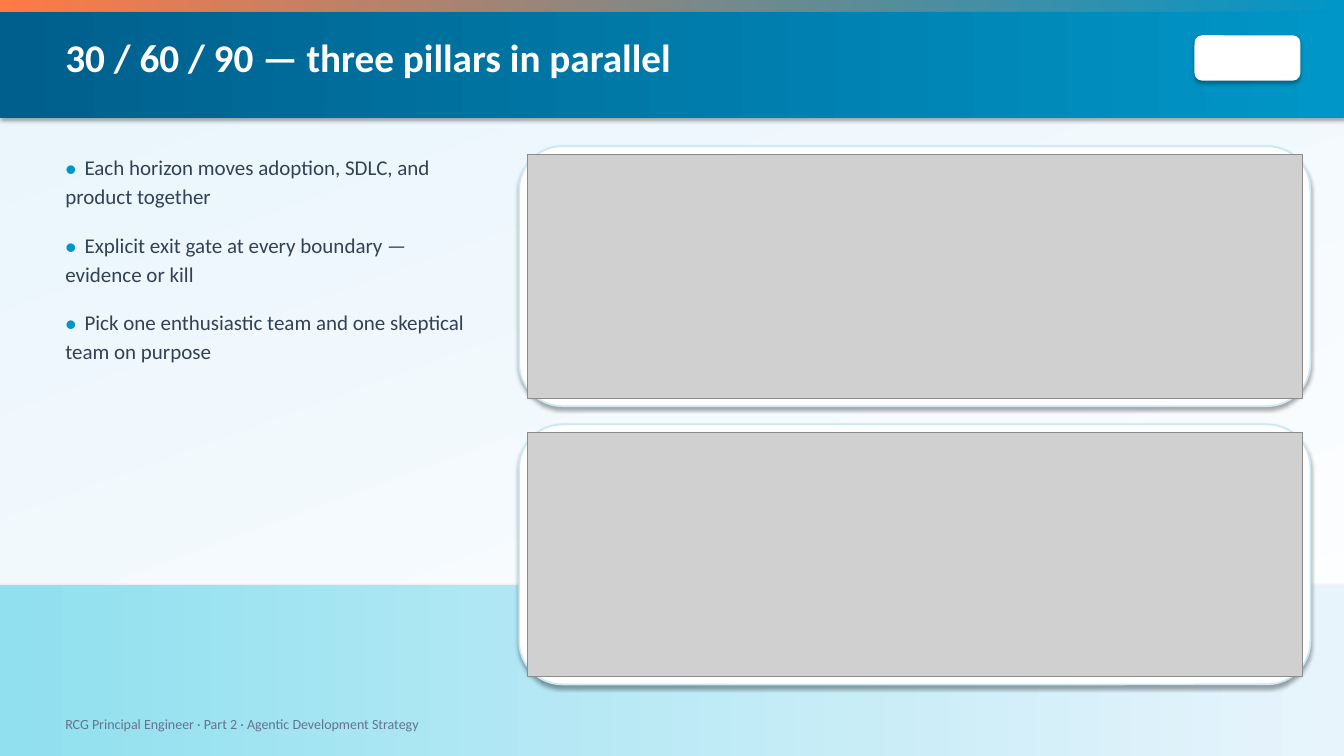
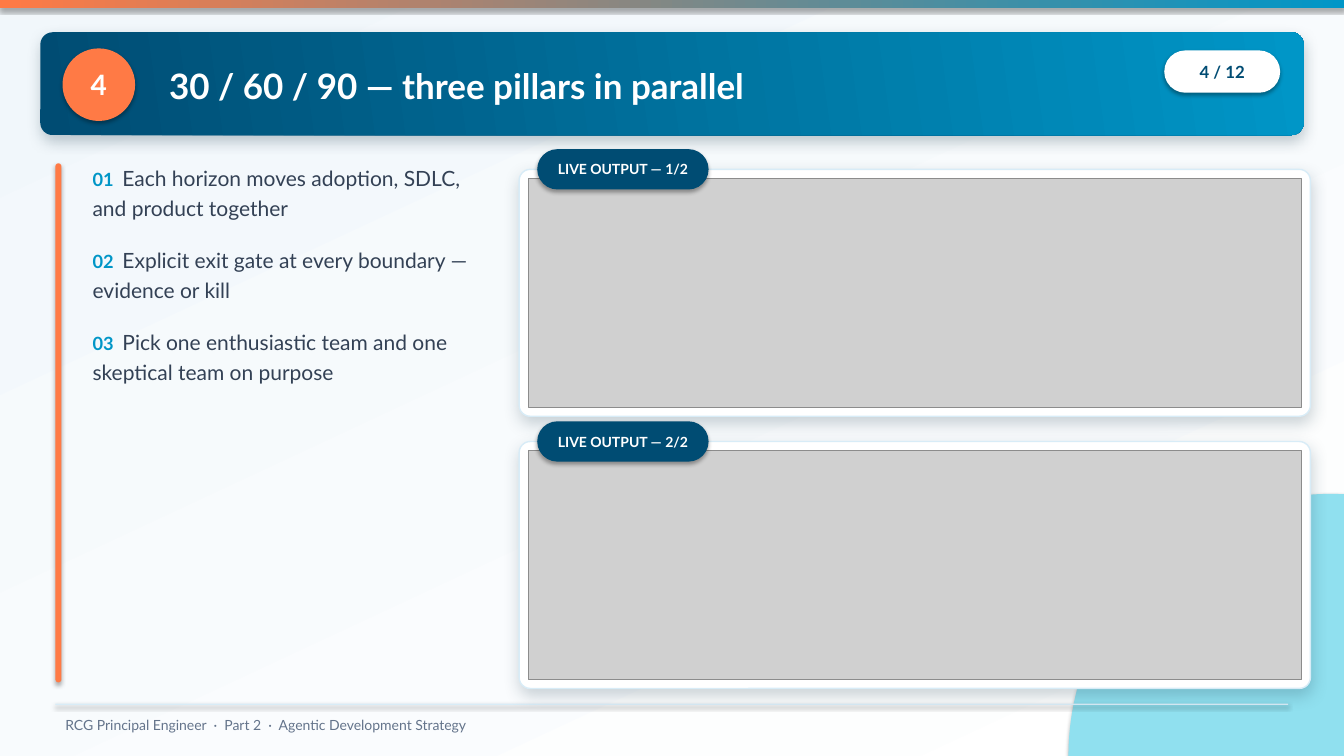
Before and after one commit to manojpammina1/titan, a slide deck: slide 5 of docs/part2-deck/Part2-Agentic-Development.pptx. Drawn at 1344x756 pixels with LibreOffice and Linux fonts; fonts in the diff are those of the drawing; grey boxes stand for pictures. Boxes give left, top, right and bottom in pixels: in the first picture for what was removed or moved away, otherwise in the second. Text is boxed around its words. In the diff, an @@ line names an element or a change of style, - is before the commit and + after.

```diff
--- a/docs/part2-deck/Part2-Agentic-Development.pptx
+++ b/docs/part2-deck/Part2-Agentic-Development.pptx
@@ rectangle: place and size @@
-rectangle at box(0, 0, 1344, 12)
+rectangle at box(0, 0, 1344, 8)
@@ rectangle at box(0, 0, 1344, 756): fill gradient #FFFFFF to #E8F4FC to gradient #FFFFFF to #F1F7FB @@
@@ rounded rectangle: place and size @@
-rounded rectangle at box(0, 12, 1344, 118)
+rounded rectangle at box(40, 32, 1304, 135)
@@ rounded rectangle at box(40, 32, 1304, 135): rectangle to rounded rectangle; fill gradient #005F8C to #0096C7 to gradient #004C73 to #0096C7; shadow changed @@
@@ ellipse added at box(63, 48, 135, 121), fill #FF7A45, 20 pt, text #FFFFFF, bold @@
+4
@@ text "30 / 60 / 90 ...": place and size @@
-text "30 / 60 / 90 ..." at box(65, 44, 670, 78)
+text "30 / 60 / 90 ..." at box(169, 73, 744, 105)
@@ text "30 / 60 / 90 ..." at box(169, 73, 744, 105): size 28 to 25 pt, font Calibri to Lato; vertical alignment top to middle @@
@@ rounded rectangle added at box(1165, 50, 1280, 93), fill #FFFFFF, 12 pt, text #004C73, bold @@
+4 / 12
@@ rounded rectangle removed at box(1195, 35, 1301, 81) @@
@@ rounded rectangle added at box(537, 149, 709, 190), fill #004C73, 10 pt, text #FFFFFF, bold @@
+LIVE OUTPUT — 1/2
@@ rounded rectangle added at box(55, 163, 62, 683), fill #FF7A45 @@
@@ text at box(93, 170, 460, 384): text changed; font Calibri to Lato @@
-● Each horizon moves adoption, SDLC, and product together
-● Explicit exit gate at every boundary — evidence or kill
-● Pick one enthusiastic team and one skeptical team on purpose
+01 Each horizon moves adoption, SDLC, and product together
+02 Explicit exit gate at every boundary — evidence or kill
+03 Pick one enthusiastic team and one skeptical team on purpose
@@ rounded rectangle at box(519, 169, 1311, 416): outline #CBE8F5 1.25 pt to #D8ECF7 1 pt; shadow changed; proportions changed @@
@@ rounded rectangle: place and size @@
-rounded rectangle at box(519, 146, 1311, 406)
+rounded rectangle at box(519, 169, 1311, 416)
@@ picture: place and size @@
-picture at box(527, 154, 1303, 398)
+picture at box(528, 178, 1302, 407)
@@ rounded rectangle: place and size @@
-rounded rectangle at box(519, 424, 1311, 685)
+rounded rectangle at box(519, 442, 1311, 689)
@@ rounded rectangle at box(519, 442, 1311, 689): outline #CBE8F5 1.25 pt to #D8ECF7 1 pt; shadow changed; proportions changed @@
@@ rounded rectangle added at box(537, 421, 709, 462), fill #004C73, 10 pt, text #FFFFFF, bold @@
+LIVE OUTPUT — 2/2
@@ picture: place and size @@
-picture at box(527, 433, 1303, 677)
+picture at box(528, 451, 1302, 680)
@@ ellipse added at box(1069, 494, 1344, 756), fill #90E0EF @@
@@ text "RCG Principal Engineer · Part ..." at box(65, 719, 466, 733): font Calibri to Lato @@
@@ rectangle: place and size @@
-rectangle at box(0, 585, 1344, 756)
+rectangle at box(55, 704, 1289, 705)
@@ rectangle at box(55, 704, 1289, 705): fill gradient #90E0EF to #E8F4FC to #D8ECF7 @@
```
Also in this commit, not shown: 12 other slides changed, 1 other file.
